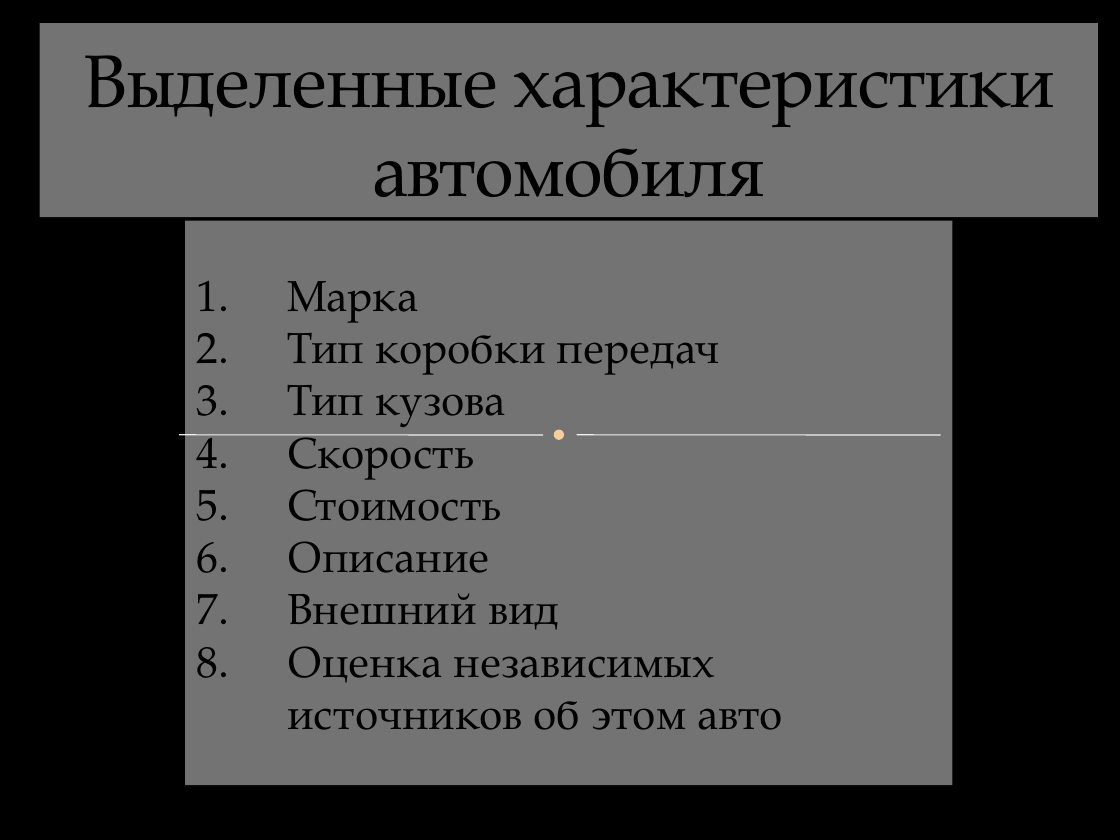
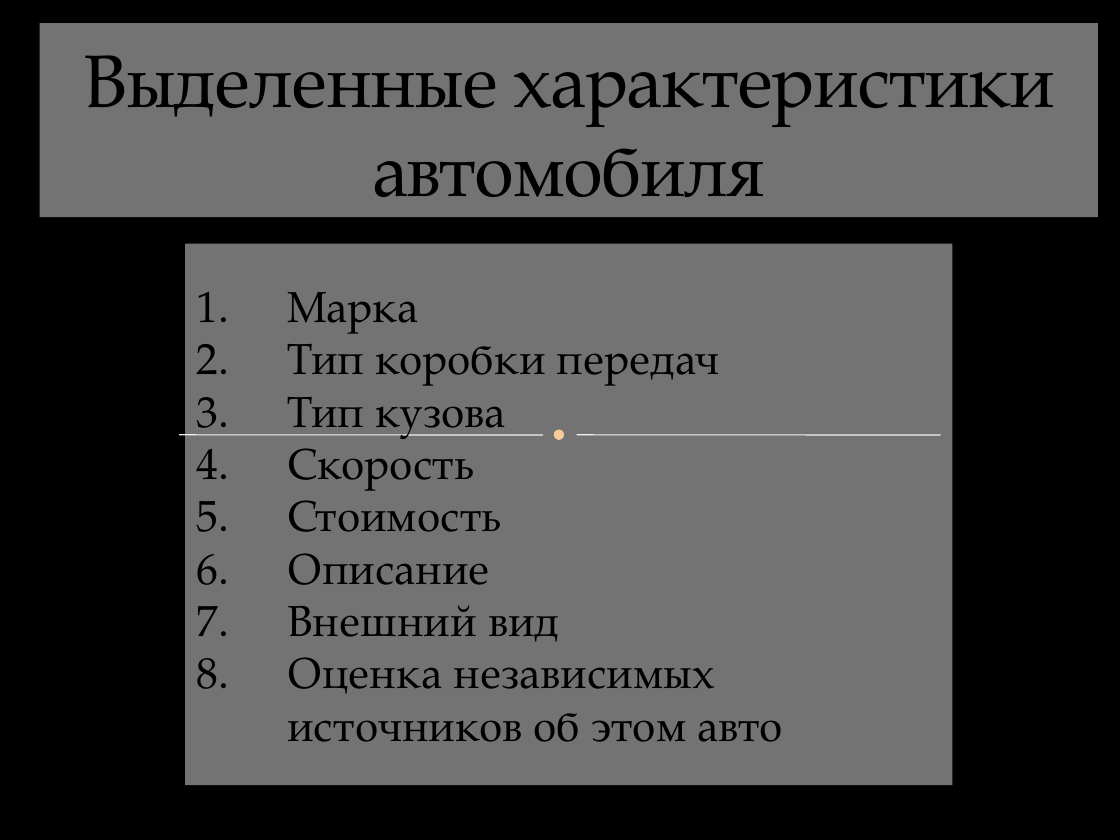
Before and after one commit to Cashik/WorldCars, a slide deck: slide 7 of Отчет/8.Миленьких.pptx. Drawn at 1120x840 pixels with LibreOffice and Linux fonts; fonts in the diff are those of the drawing; background and template pictures are left out. Boxes give left, top, right and bottom in pixels: in the first picture for what was removed or moved away, otherwise in the second. Text is boxed around its words. In the diff, an @@ line names an element or a change of style, - is before the commit and + after.

```diff
--- a/Отчет/8.Миленьких.pptx
+++ b/Отчет/8.Миленьких.pptx
@@ rectangle "Марка": place and size @@
-rectangle "Марка" at bbox=[185, 221, 952, 785]
+rectangle "Марка" at bbox=[185, 244, 952, 786]
```
Also in this commit, not shown: 3 other slides changed.
